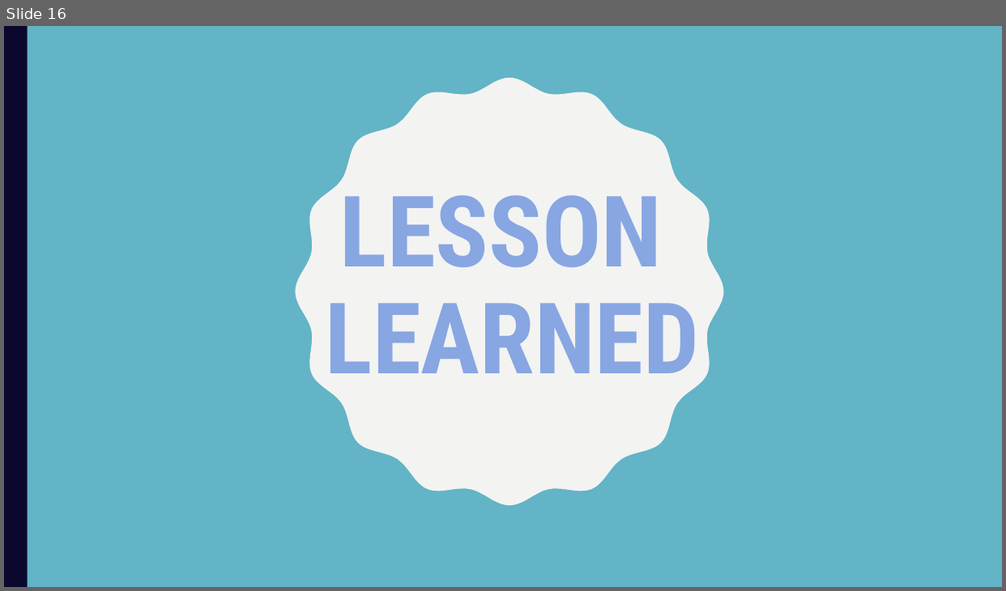
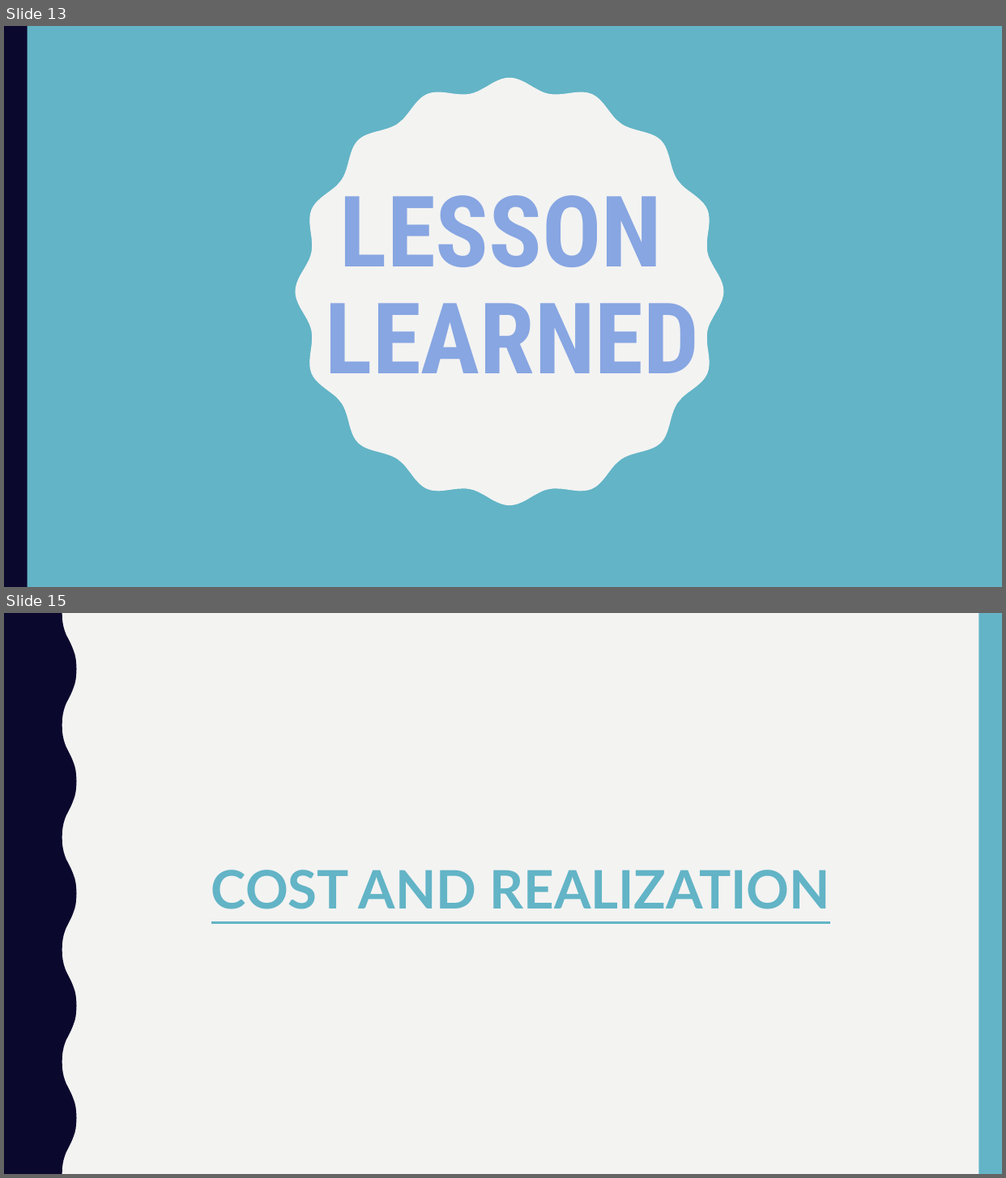
Before and after one commit to Manpro9/9Pro, a slide deck: Folder Non Coding/Slide Presentasi Final.pptx. Shown one above the other, each under a label of ours: slide 16 before the commit, slides 13 and 15 after it; the slides between them are not shown. The pictures are 1006x591 and 1006x1178 pixels, drawn with LibreOffice and Linux fonts; fonts in the diff are those of the drawing. Boxes give left, top, right and bottom in pixels: in the first picture for what was removed or moved away, otherwise in the second. Text is boxed around its words. In the diff, an @@ line names an element or a change of style, - is before the commit and + after.

```diff
--- a/Folder Non Coding/Slide Presentasi Final.pptx
+++ b/Folder Non Coding/Slide Presentasi Final.pptx
@@ slide 15 added at [4, 613, 1002, 1174], background #F3F3F2 @@
@@ freeform shape added at [4, 613, 77, 1174], fill #0B082E @@
@@ rectangle added at [978, 613, 1002, 1174], fill #62B4C6 @@
@@ title added at [211, 870, 830, 909], 51 pt, text #62B4C6, bold, underline @@
+COST AND REALIZATION
@@ what was slide 16 is now slide 13 @@
```
Also in this commit, not shown: 5 slides changed, 2 slides removed.
